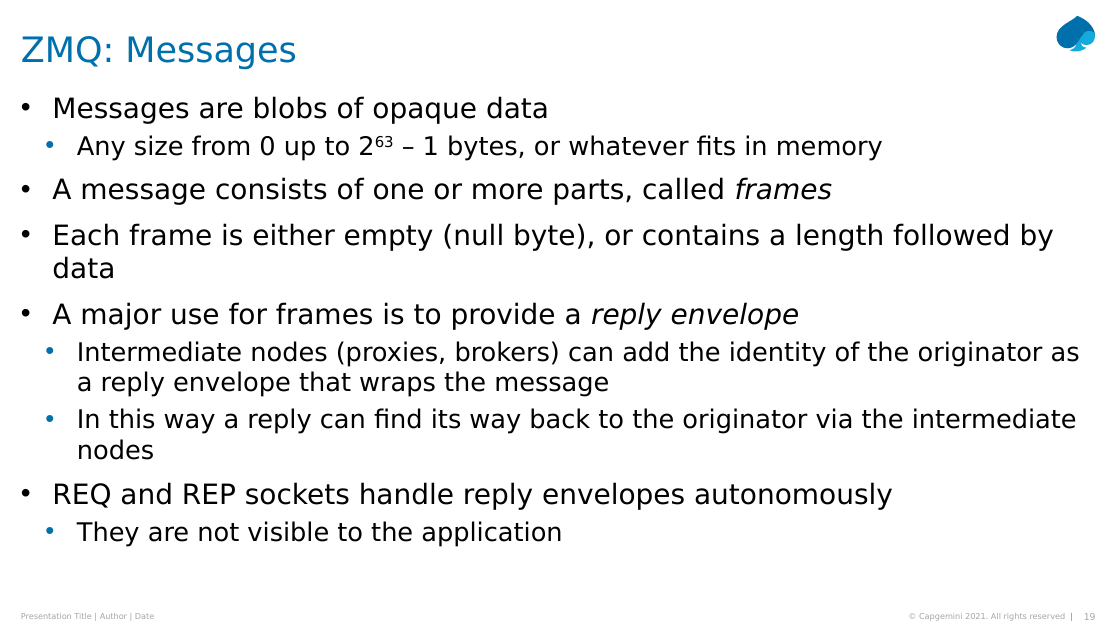
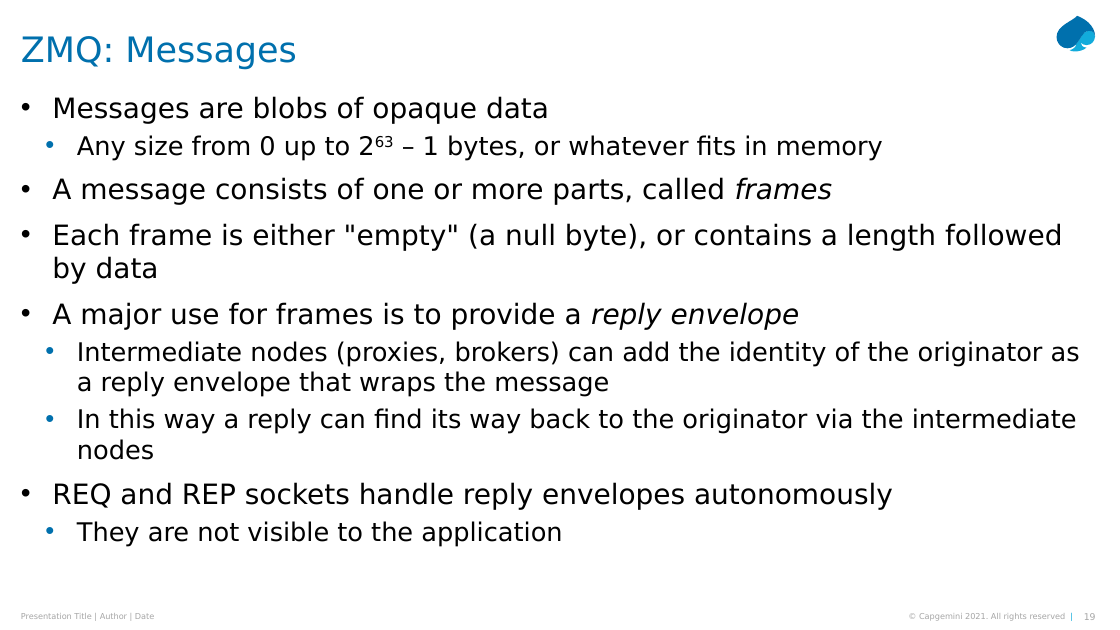
Before and after one commit to Python-Masterclass/Networking, a slide deck: slide 19 of Masterclass-7-Networking.pptx. Drawn at 1120x630 pixels with LibreOffice and Linux fonts; fonts in the diff are those of the drawing. Boxes give left, top, right and bottom in pixels: in the first picture for what was removed or moved away, otherwise in the second. Text is boxed around its words. In the diff, an @@ line names an element or a change of style, - is before the commit and + after.

```diff
--- a/Masterclass-7-Networking.pptx
+++ b/Masterclass-7-Networking.pptx
@@ text at box(52, 223, 1063, 284): text changed @@
-• Each frame is either empty (null byte), or contains a length followed by data
+• Each frame is either "empty" (a null byte), or contains a length followed by data
```
Also in this commit, not shown: 5 other slides changed, 13 slides added, 70 slides removed, 3 other files.
